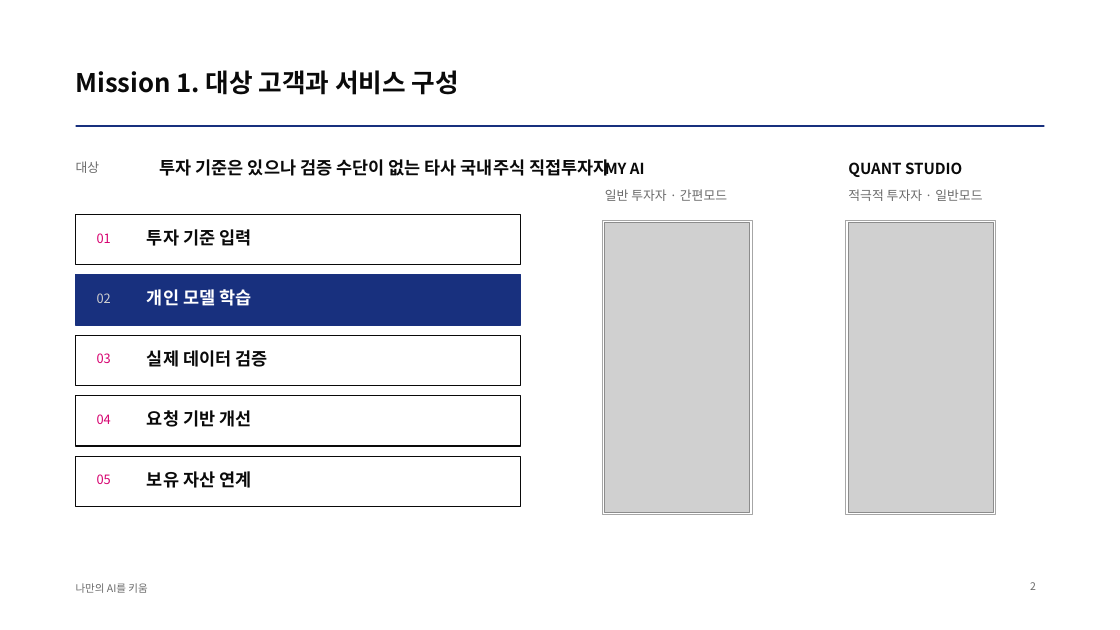
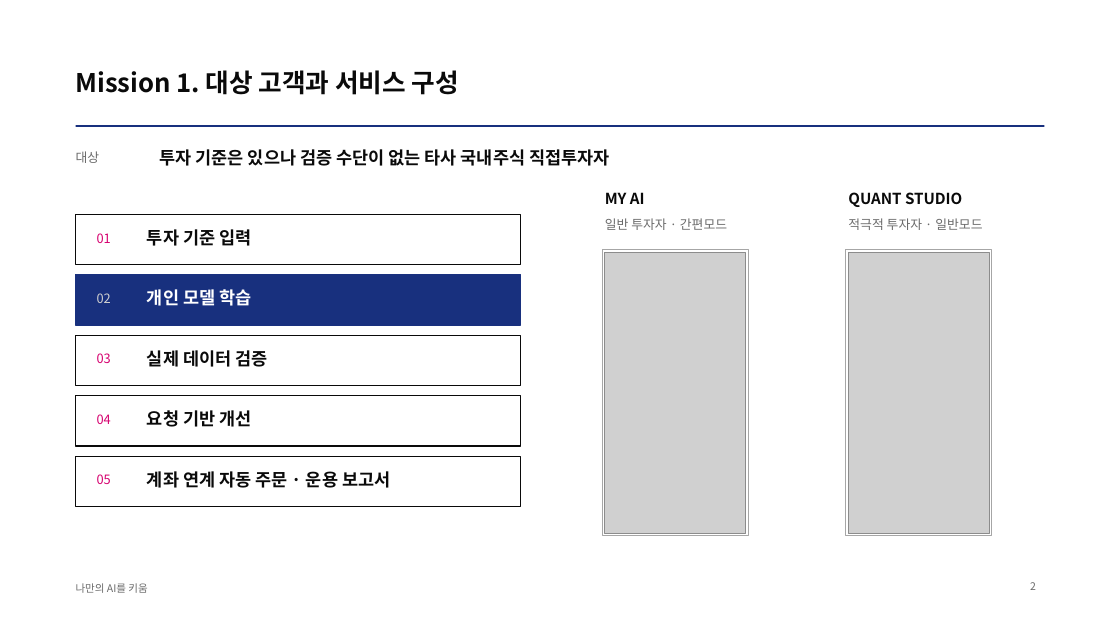
Before and after one commit to kjhoeakjy/why-kw, a slide deck: slide 2 of docs/deck/WhyKiwoom_AI_FACTORY.pptx. Drawn at 1120x630 pixels with LibreOffice and Linux fonts; fonts in the diff are those of the drawing; grey boxes stand for pictures. Boxes give left, top, right and bottom in pixels: in the first picture for what was removed or moved away, otherwise in the second. Text is boxed around its words. In the diff, an @@ line names an element or a change of style, - is before the commit and + after.

```diff
--- a/docs/deck/WhyKiwoom_AI_FACTORY.pptx
+++ b/docs/deck/WhyKiwoom_AI_FACTORY.pptx
@@ text "투자 기준은 있으나 검증 수단이 ..." moved from (x1=160, y1=159, x2=609, y2=176) to (x1=160, y1=149, x2=609, y2=166) @@
@@ text "대상" moved from (x1=76, y1=161, x2=100, y2=173) to (x1=76, y1=151, x2=100, y2=163) @@
@@ 4 texts moved together from (x1=605, y1=159, x2=982, y2=201) to (x1=605, y1=192, x2=982, y2=230) @@
@@ rectangle resized from (x1=602, y1=220, x2=752, y2=515) to (x1=602, y1=250, x2=749, y2=536) @@
@@ picture resized from (x1=605, y1=223, x2=750, y2=513) to (x1=605, y1=252, x2=746, y2=534) @@
@@ rectangle resized from (x1=846, y1=220, x2=996, y2=515) to (x1=846, y1=250, x2=992, y2=536) @@
@@ picture resized from (x1=849, y1=223, x2=994, y2=513) to (x1=849, y1=252, x2=990, y2=534) @@
@@ text at (x1=147, y1=471, x2=390, y2=488): text changed @@
-보유 자산 연계
+계좌 연계 자동 주문 · 운용 보고서
```
Also in this commit, not shown: 2 other slides changed, 2 other files.
